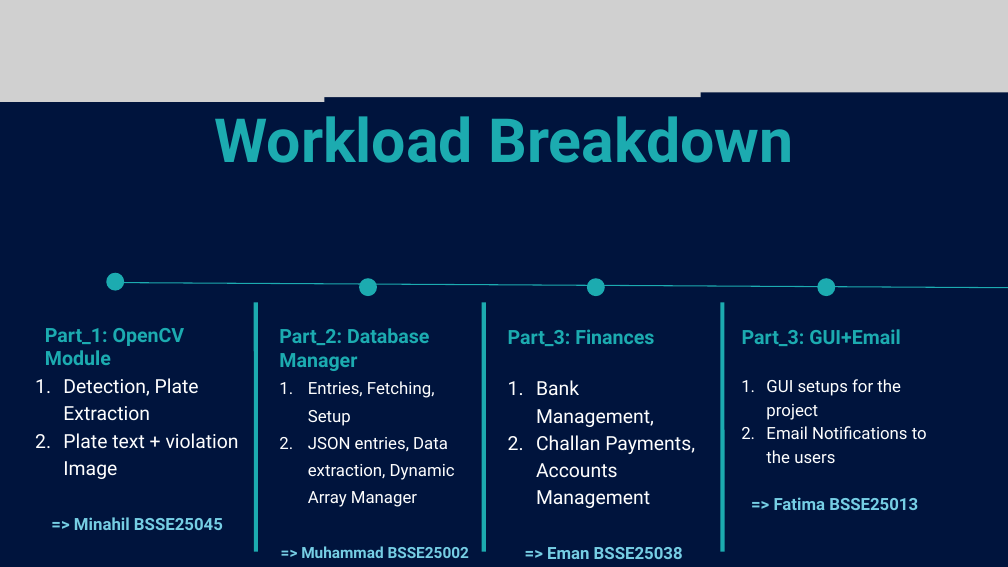
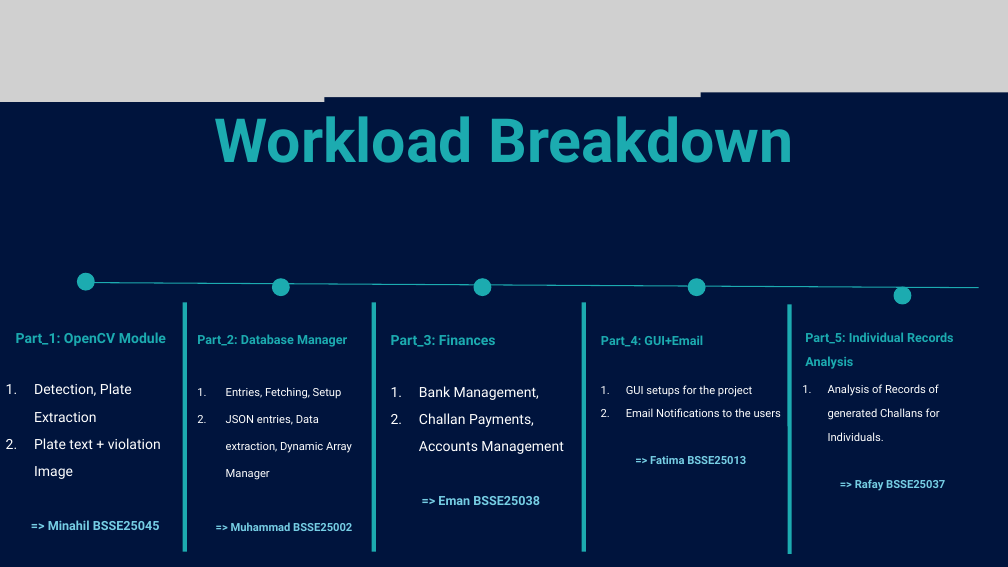
Before and after one commit to bsse25002/Pseudo-e-challan-System_Semester-Project-Group-D, a slide deck: slide 9 of Pseudo E-Challan System.pptx. Drawn at 1008x567 pixels with LibreOffice and Linux fonts; fonts in the diff are those of the drawing; grey boxes stand for pictures. Boxes give left, top, right and bottom in pixels: in the first picture for what was removed or moved away, otherwise in the second. Text is boxed around its words. In the diff, an @@ line names an element or a change of style, - is before the commit and + after.

Commit message:
Restructured ppt

```diff
--- a/Pseudo E-Challan System.pptx
+++ b/Pseudo E-Challan System.pptx
@@ freeform shape moved from (x1=106, y1=273, x2=124, y2=290) to (x1=77, y1=273, x2=95, y2=290) @@
@@ line moved from (117, 283) - (1008, 288) to (88, 283) - (979, 288) @@
@@ freeform shape moved from (x1=359, y1=278, x2=377, y2=296) to (x1=272, y1=278, x2=290, y2=296) @@
@@ freeform shape moved from (x1=587, y1=278, x2=605, y2=296) to (x1=474, y1=278, x2=491, y2=296) @@
@@ freeform shape moved from (x1=817, y1=278, x2=835, y2=296) to (x1=688, y1=278, x2=706, y2=296) @@
@@ freeform shape added at (x1=894, y1=287, x2=911, y2=304), fill #1CABB0 @@
@@ text "Part_1: OpenCV Module" moved from (x1=45, y1=328, x2=185, y2=365) to (x1=16, y1=332, x2=166, y2=346) @@
@@ text "Part_1: OpenCV Module" at (x1=16, y1=332, x2=166, y2=346): size 28 to 20 pt @@
@@ line moved from (256, 302) - (256, 551) to (185, 302) - (185, 551) @@
@@ text "Part_2: Database Manager" moved from (x1=279, y1=328, x2=429, y2=371) to (x1=197, y1=334, x2=347, y2=347) @@
@@ text "Part_2: Database Manager" at (x1=197, y1=334, x2=347, y2=347): size 28 to 18 pt @@
@@ line moved from (484, 302) - (484, 551) to (374, 302) - (374, 551) @@
@@ text "Part_3: Finances" at (x1=391, y1=334, x2=496, y2=347): size 28 to 20 pt @@
@@ text "Part_3: Finances" moved from (x1=508, y1=329, x2=654, y2=346) to (x1=391, y1=334, x2=496, y2=347) @@
@@ line moved from (722, 302) - (722, 551) to (584, 302) - (584, 551) @@
@@ line added from (790, 304) to (790, 554), #1CABB0 6 pt @@
@@ text at (x1=601, y1=335, x2=703, y2=347): text changed; size 28 to 18 pt @@
-Part_3: GUI+Email
+Part_4: GUI+Email
@@ text added at (x1=805, y1=332, x2=954, y2=369), 18 pt, text #1CABB0, bold @@
+Part_5: Individual Records Analysis
@@ text "Detection, Plate Extraction" moved from (x1=63, y1=378, x2=239, y2=530) to (x1=34, y1=383, x2=161, y2=530) @@
@@ text "Detection, Plate Extraction" at (x1=34, y1=383, x2=161, y2=530): size 27.7 to 20 pt in "Detection, Plate Extraction", "Plate text + violation Image"; size 24 to 18 pt in "=> Minahil BSSE25045" @@
@@ text "Entries, Fetching, Setup" moved from (x1=301, y1=381, x2=469, y2=558) to (x1=226, y1=387, x2=352, y2=531) @@
@@ text "Entries, Fetching, Setup" at (x1=226, y1=387, x2=352, y2=531): size 24 to 16 pt in "Entries, Fetching, Setup", "JSON entries, Data extraction, Dynamic Array Manager"; size 22 to 16 pt in "=> Muhammad BSSE25002" @@
@@ text "Bank Management," moved from (x1=536, y1=380, x2=695, y2=559) to (x1=419, y1=386, x2=564, y2=505) @@
@@ text "Bank Management," at (x1=419, y1=386, x2=564, y2=505): size 27.7 to 20 pt in "Bank Management,", "Challan Payments, Accounts Management"; size 24 to 18 pt in "=> Eman BSSE25038" @@
@@ text "GUI setups for the project" moved from (x1=766, y1=379, x2=927, y2=510) to (x1=626, y1=385, x2=781, y2=464) @@
@@ text "GUI setups for the project" at (x1=626, y1=385, x2=781, y2=464): size 24 to 16 pt @@
@@ text added at (x1=828, y1=384, x2=945, y2=491), 16 pt, text #FEFEFE @@
+1. Analysis of Records of generated Challans for Individuals.
+=> Rafay BSSE25037
```
Also in this commit, not shown: 11 other files.
